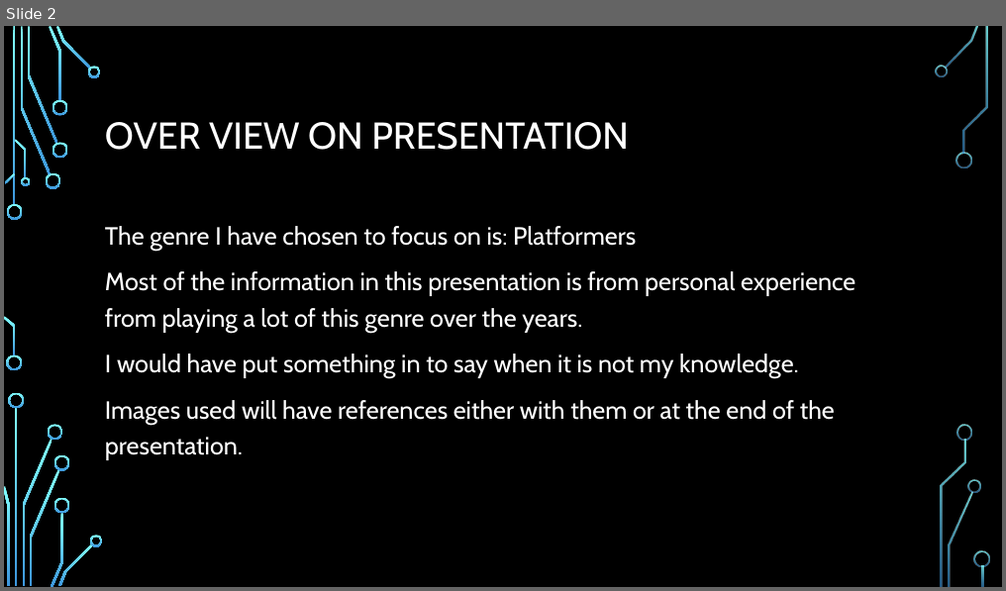
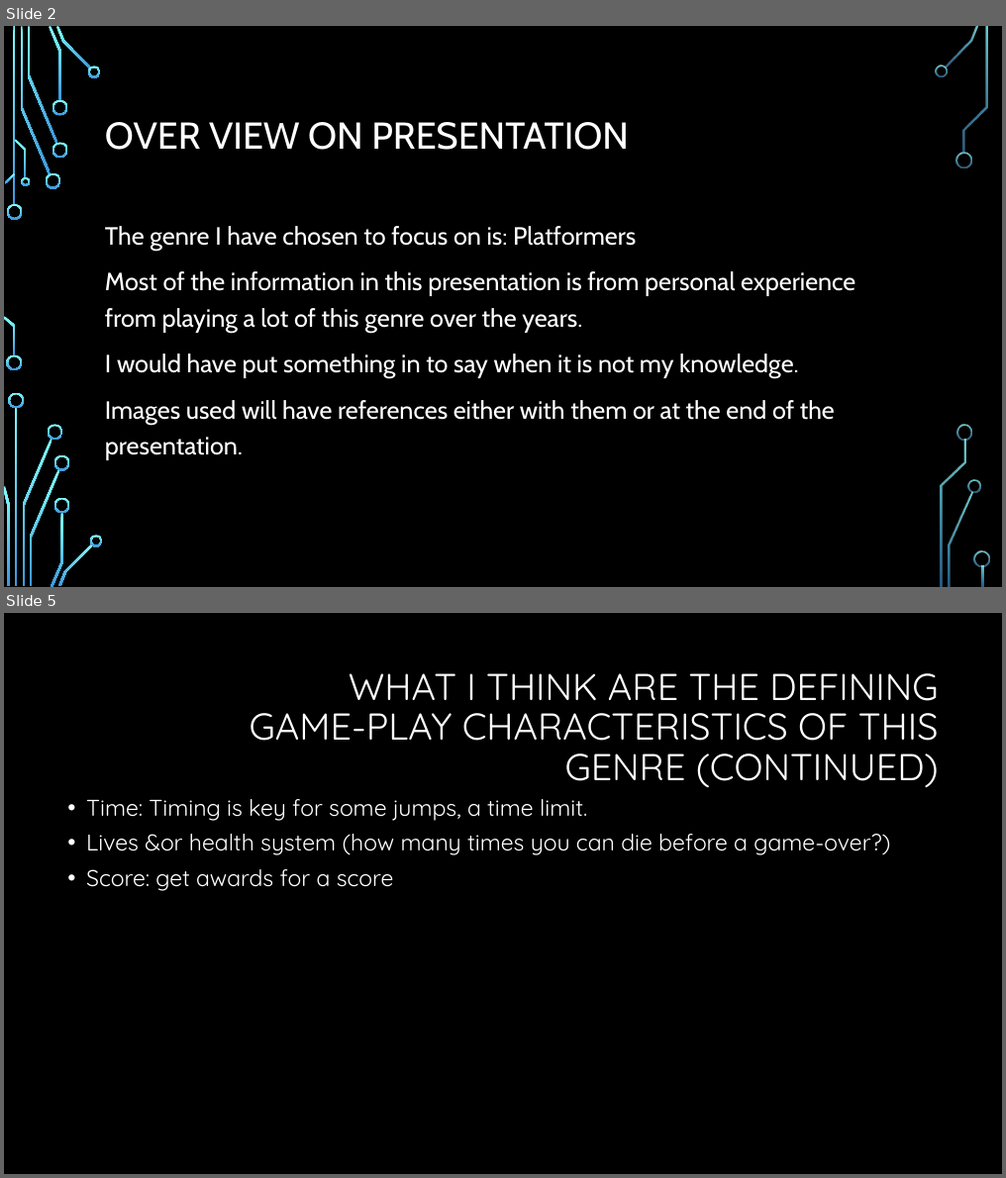
Before and after one commit to Stampard0/Assessments, a slide deck: Informational Technology (Game Design)/Part 1 Redo/Cluster - Introduction to Game Design/AT01/AT01 Video Game Case Study.pptx. Shown one above the other, each under a label of ours: slide 2 before the commit, slides 2 and 5 after it; the slides between them are not shown. The pictures are 1006x591 and 1006x1178 pixels, drawn with LibreOffice and Linux fonts; fonts in the diff are those of the drawing; background and template pictures are left out. Boxes give left, top, right and bottom in pixels: in the first picture for what was removed or moved away, otherwise in the second. Text is boxed around its words. In the diff, an @@ line names an element or a change of style, - is before the commit and + after.

```diff
--- a/Informational Technology (Game Design)/Part 1 Redo/Cluster - Introduction to Game Design/AT01/AT01 Video Game Case Study.pptx
+++ b/Informational Technology (Game Design)/Part 1 Redo/Cluster - Introduction to Game Design/AT01/AT01 Video Game Case Study.pptx
@@ slide 5 added at [4,613,1002,1174], background #000000 @@
@@ title added at [250,673,939,788], 36 pt, text #FFFFFF @@
+WHAT I THINK ARE THE DEFINING GAME-PLAY CHARACTERISTICS OF THIS GENRE (CONTINUED)
@@ text added at [86,799,890,891], 22 pt, text #FFFFFF @@
+• Time: Timing is key for some jumps, a time limit.
+• Lives &or health system (how many times you can die before a game-over?)
+• Score: get awards for a score
```
Also in this commit, not shown: 1 slide changed, 8 other slides added, 1 other file.
